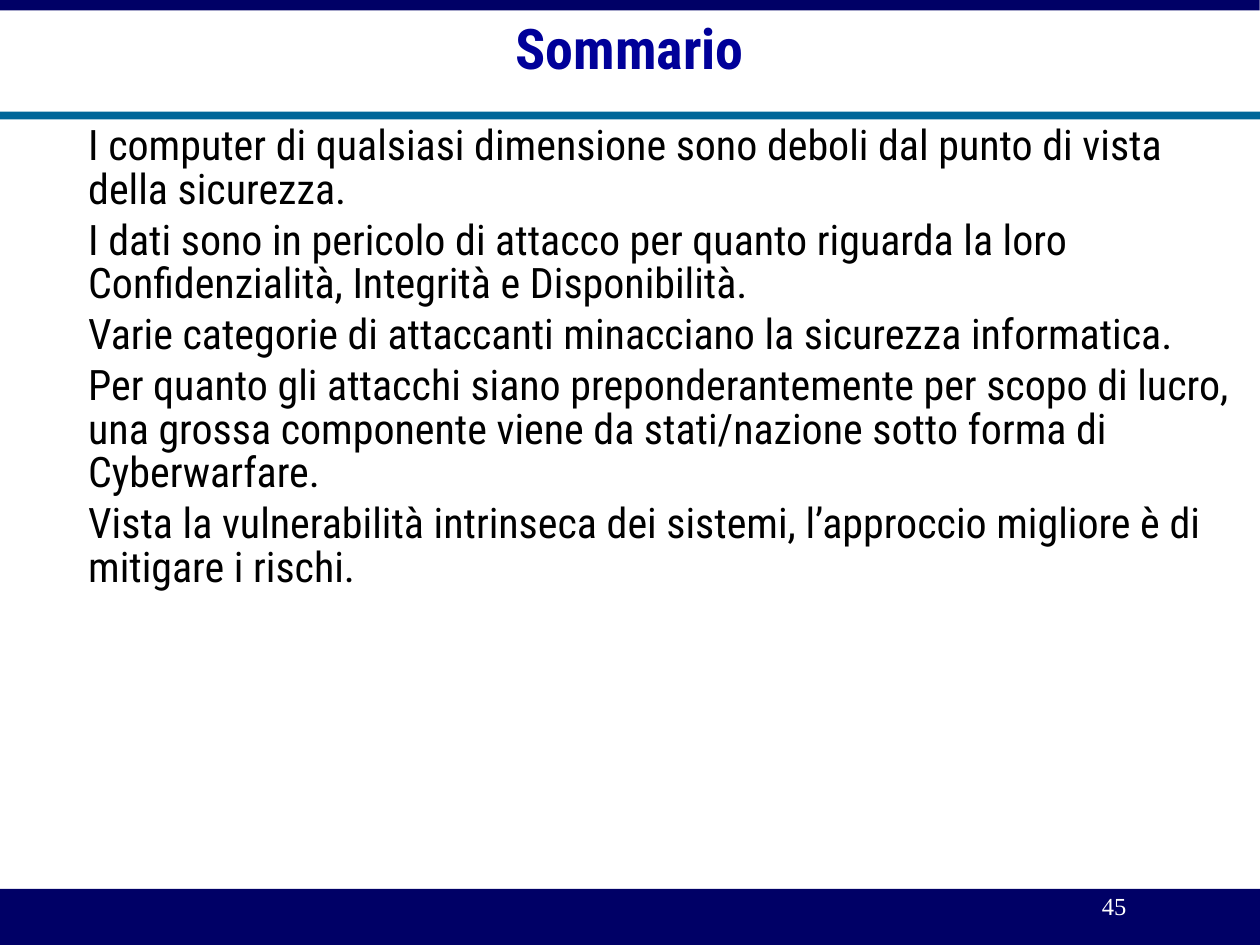
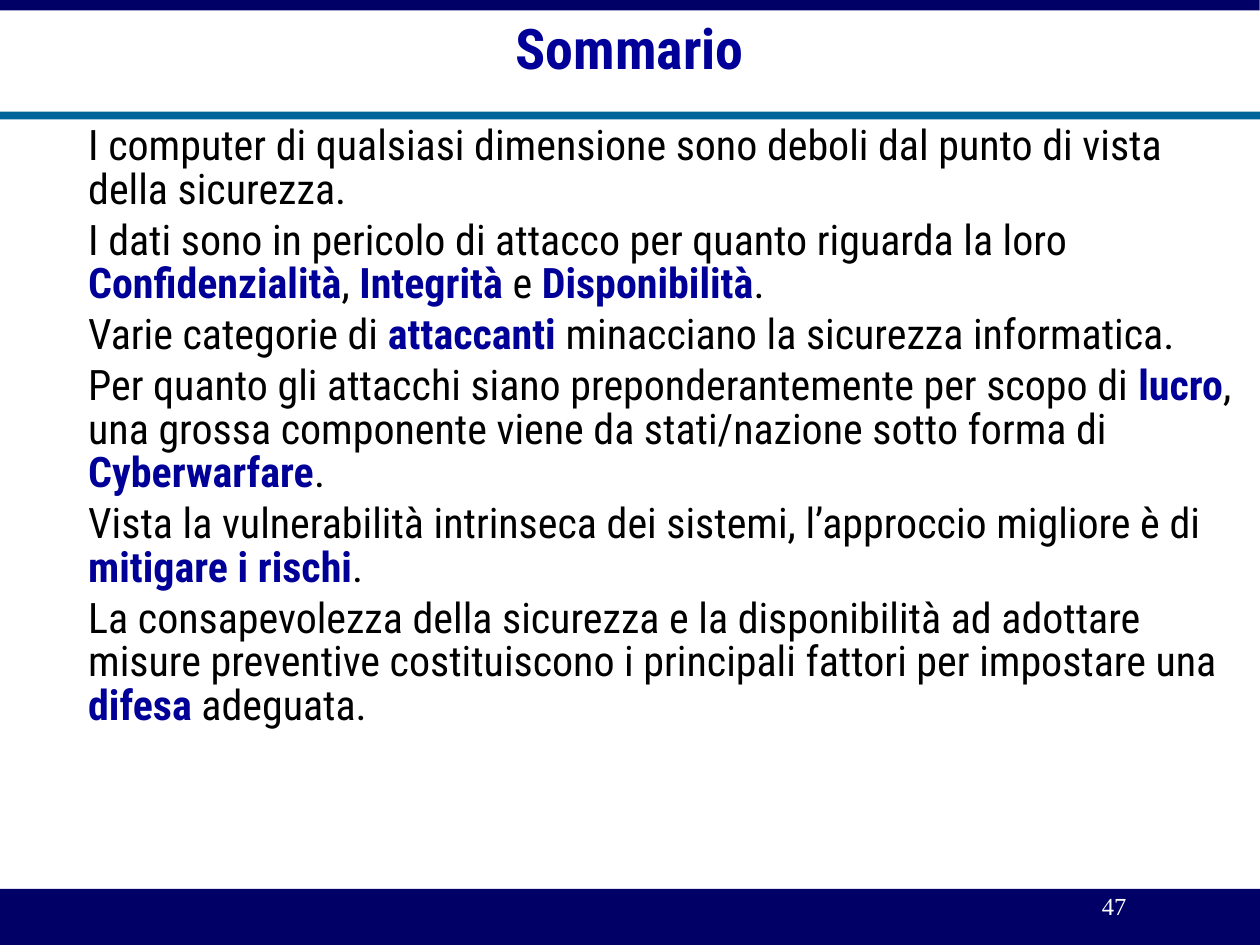
Before and after one commit to michelesimioli/cybersecurity_book, a slide deck: slide 47 of gitbook/slides/01intro.odp (slide 45 before the commit). Drawn at 1260x945 pixels with LibreOffice and Linux fonts; fonts in the diff are those of the drawing. Boxes give left, top, right and bottom in pixels: in the first picture for what was removed or moved away, otherwise in the second. Text is boxed around its words. In the diff, an @@ line names an element or a change of style, - is before the commit and + after.

```diff
--- a/gitbook/slides/01intro.odp
+++ b/gitbook/slides/01intro.odp
@@ text at [88, 223, 1231, 591]: text colour #000000 to #000099, bold on in "Confidenzialità, Integrità Disponibilità.", "attaccanti", "lucro, Cyberwarfare.", "mitigare i rischi." @@
@@ text at [88, 601, 1217, 729]: paragraph added @@
+        La consapevolezza della sicurezza e la disponibilità ad adottare misure preventive costituiscono i principali fattori per impostare una difesa adeguata.
@@ page number at [1102, 899, 1127, 915]: text changed @@
-45
+47
```
Also in this commit, not shown: 4 other slides changed, 10 slides added, 8 slides removed, 8 other files.
